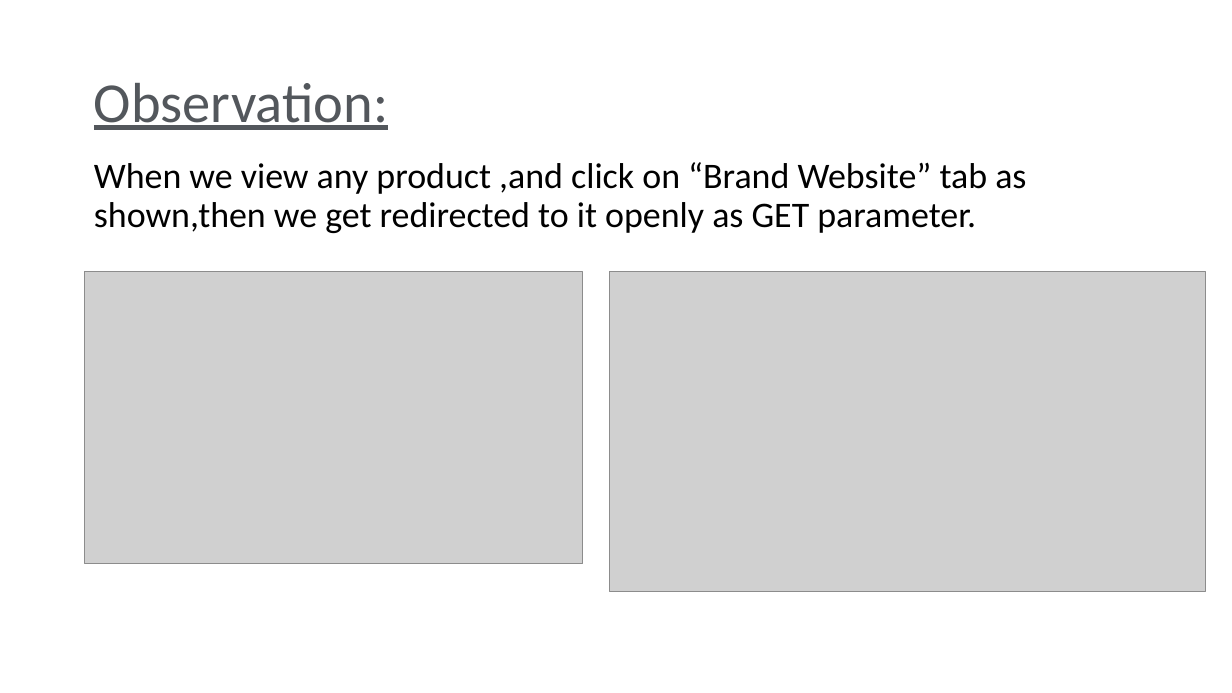
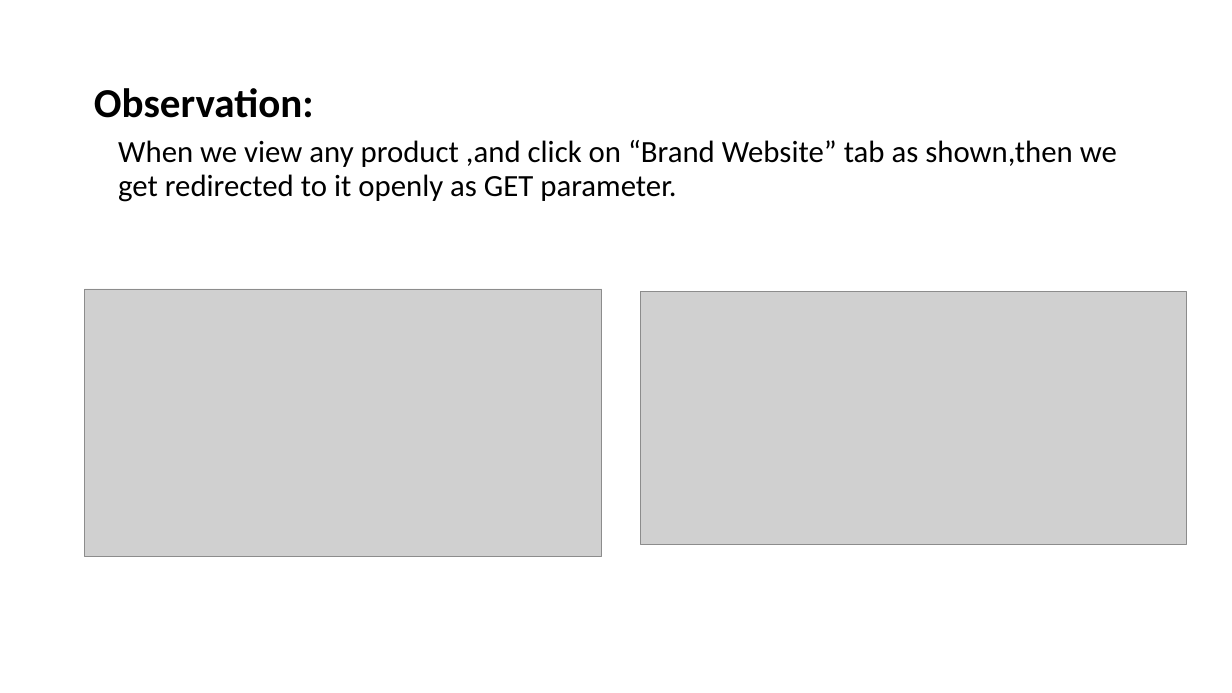
Before and after one commit to RocktimRajkumar/CEH-hack-a-thon, a slide deck: slide 66 of reports/Lifestyle Store/LifeStyle Store Application Reports.pptx. Drawn at 1232x693 pixels with LibreOffice and Linux fonts; fonts in the diff are those of the drawing; grey boxes stand for pictures. Boxes give left, top, right and bottom in pixels: in the first picture for what was removed or moved away, otherwise in the second. Text is boxed around its words. In the diff, an @@ line names an element or a change of style, - is before the commit and + after.

```diff
--- a/reports/Lifestyle Store/LifeStyle Store Application Reports.pptx
+++ b/reports/Lifestyle Store/LifeStyle Store Application Reports.pptx
@@ title "Observation:" at (x1=94, y1=88, x2=314, y2=118): size 44 to 32 pt, text colour gradient #53575C to #C5C7CA to #000000, bold on, underline off @@
@@ text "When we view any product ..." moved from (x1=94, y1=162, x2=1026, y2=233) to (x1=118, y1=140, x2=1117, y2=202) @@
@@ text "When we view any product ..." at (x1=118, y1=140, x2=1117, y2=202): size 28 to 24 pt @@
@@ picture resized from (x1=85, y1=272, x2=583, y2=564) to (x1=85, y1=289, x2=603, y2=556) @@
@@ picture resized from (x1=609, y1=272, x2=1205, y2=592) to (x1=641, y1=291, x2=1187, y2=544) @@
```
Also in this commit, not shown: 6 other slides changed.
